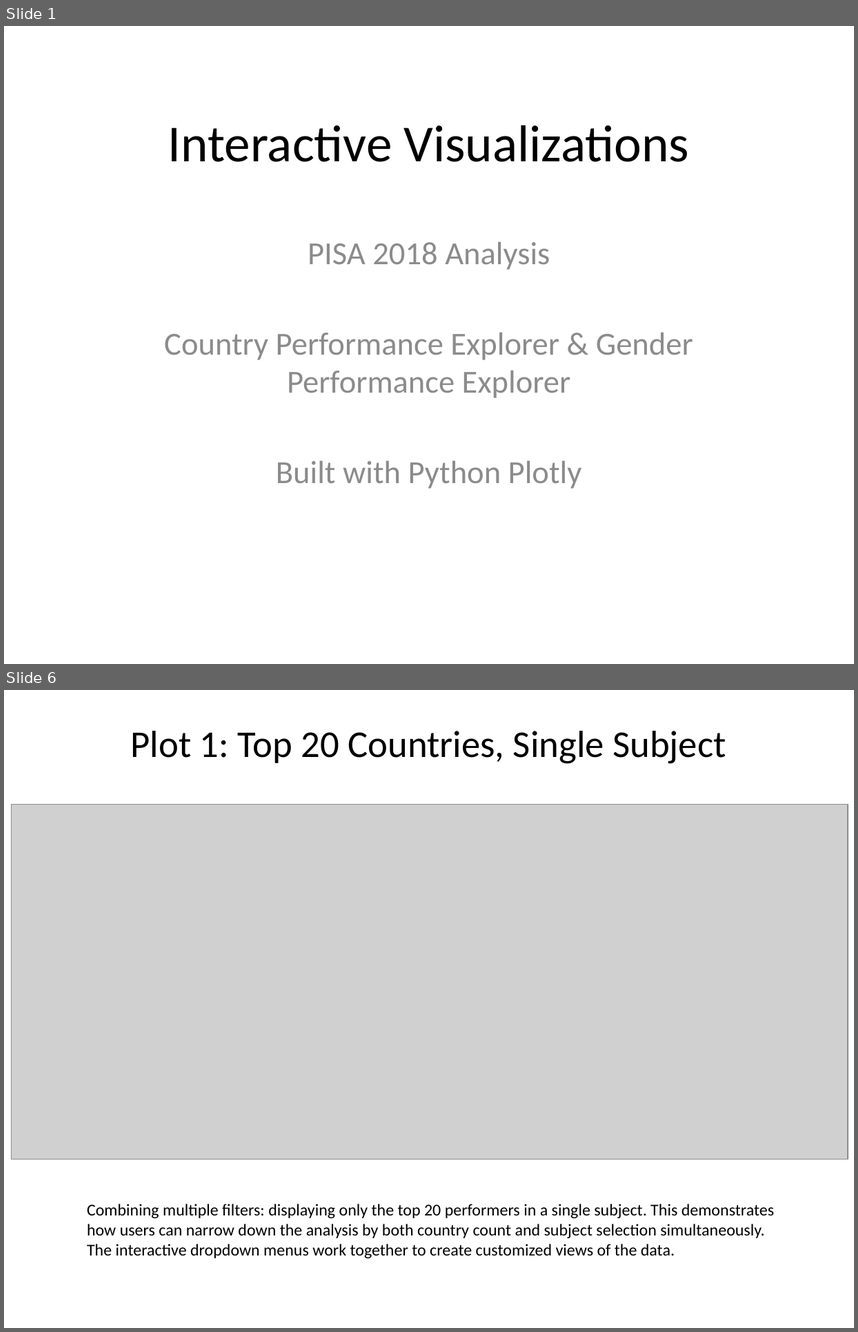
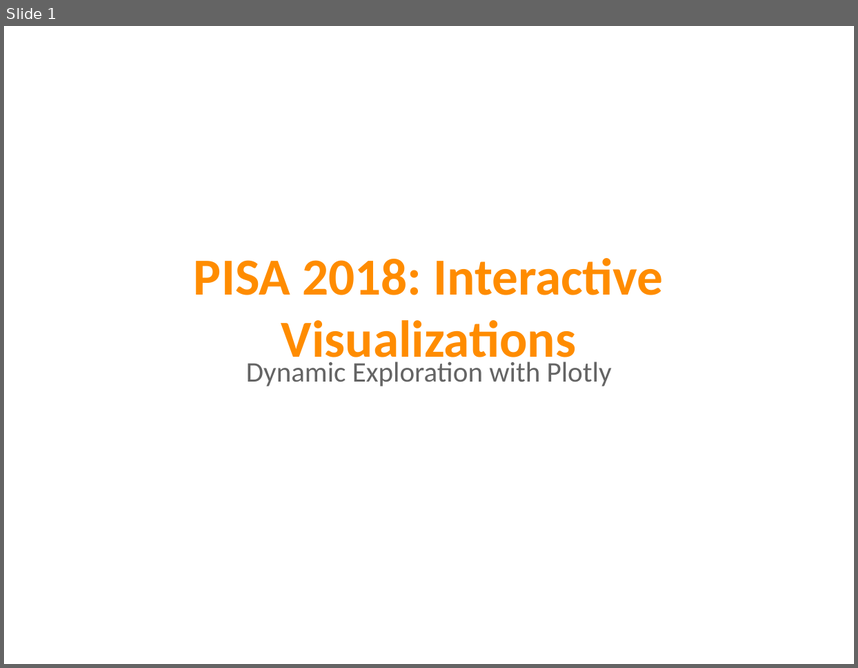
Before and after one commit to kitsakisGk/Masters_AUEB, a slide deck: Data_visualization/Assignment_1/PISA_2018_Interactive_Plots.pptx. Shown one above the other, each under a label of ours: slides 1 and 6 before the commit, slide 1 after it; the slides between them are not shown. The pictures are 858x1332 and 858x668 pixels, drawn with LibreOffice and Linux fonts; fonts in the diff are those of the drawing; grey boxes stand for pictures. Boxes give left, top, right and bottom in pixels: in the first picture for what was removed or moved away, otherwise in the second. Text is boxed around its words. In the diff, an @@ line names an element or a change of style, - is before the commit and + after.

Commit message:
Update Data Visualization Assignment 1: Replace with EDA notebook and reorganize plots

```diff
--- a/Data_visualization/Assignment_1/PISA_2018_Interactive_Plots.pptx
+++ b/Data_visualization/Assignment_1/PISA_2018_Interactive_Plots.pptx
@@ slide 6 removed at box(4, 690, 854, 1328), background #FFFFFF @@
@@ text removed at box(131, 731, 726, 764) @@
-Plot 1: Top 20 Countries, Single Subject
@@ picture removed at box(11, 804, 848, 1159) @@
@@ text removed at box(87, 1203, 774, 1258) @@
-Combining multiple filters: displaying only the top 20 performers in a single subject. This demonstrates how users can narrow down the analysis by both country count and subject selection simultaneously. The interactive dropdown menus work together to create customized views of the data.
@@ slide 1 changed as well @@
@@ text "PISA 2018: Interactive Visualizations" at box(194, 258, 663, 369): vertical alignment middle to top @@
@@ text at box(194, 258, 663, 369): text changed; text colour #000000 to #FF8C00; bold on @@
-Interactive Visualizations
+PISA 2018: Interactive Visualizations
@@ text at box(246, 361, 612, 386): text changed; size 27.2 to 24 pt; text colour #8C8C8C to #646464 @@
-PISA 2018 Analysis
-Country Performance Explorer & Gender Performance Explorer
-Built with Python Plotly
+Dynamic Exploration with Plotly
```
Also in this commit, not shown: 2 other slides changed, 4 slides added, 8 other slides removed, 37 other files.
